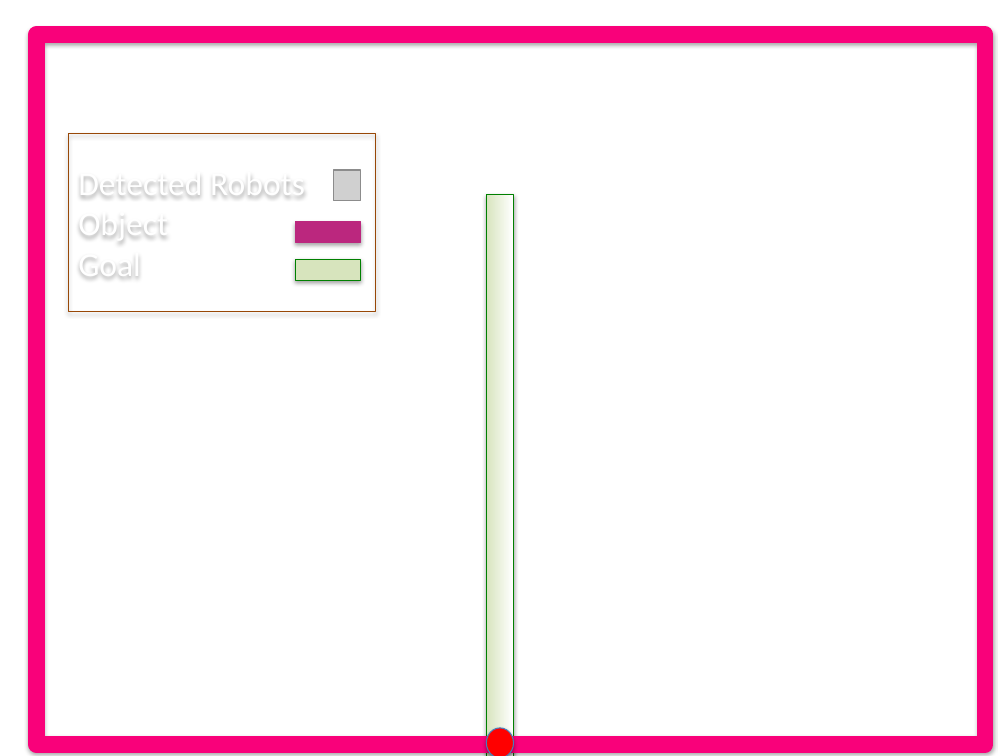
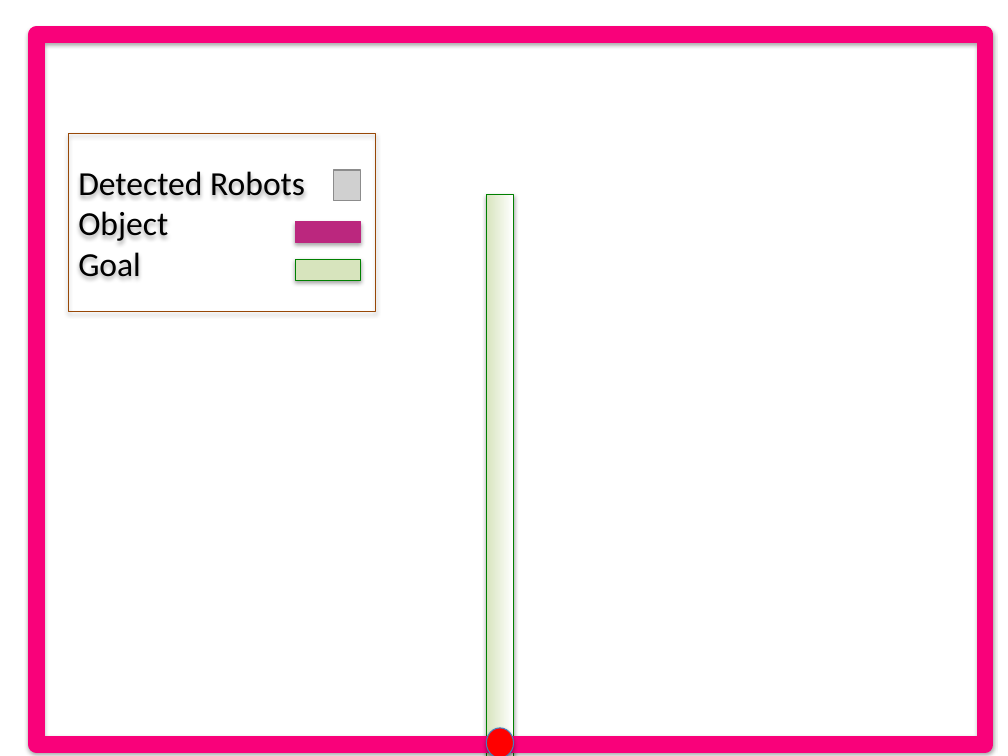
Before and after one commit to mable93wan/SwarmControlSandbox, a slide deck: slide 1 of papers/Case2016/pictures/Drawings 2.pptx. Drawn at 1008x756 pixels with LibreOffice and Linux fonts; fonts in the diff are those of the drawing; grey boxes stand for pictures; background and template pictures are left out. Boxes give left, top, right and bottom in pixels: in the first picture for what was removed or moved away, otherwise in the second. Text is boxed around its words. In the diff, an @@ line names an element or a change of style, - is before the commit and + after.

```diff
--- a/papers/Case2016/pictures/Drawings 2.pptx
+++ b/papers/Case2016/pictures/Drawings 2.pptx
@@ rectangle "Detected Robots" at (69, 134, 376, 311): text colour #FFFFFF to #000000 @@
```
Also in this commit, not shown: 2 other files.
